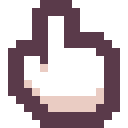
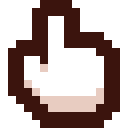
Revision of a layered 128 x 128 image; what changed, layer by layer:
painted on "Layer 1" over [8, 0, 120, 128]
